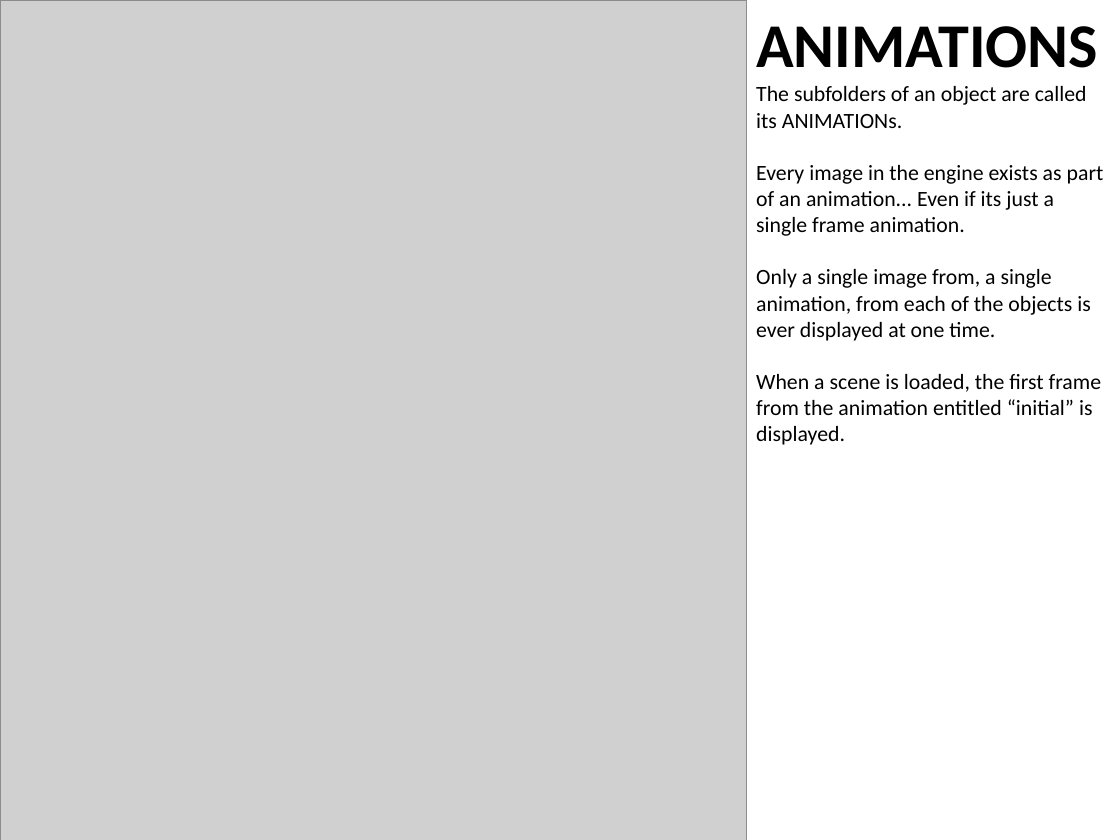
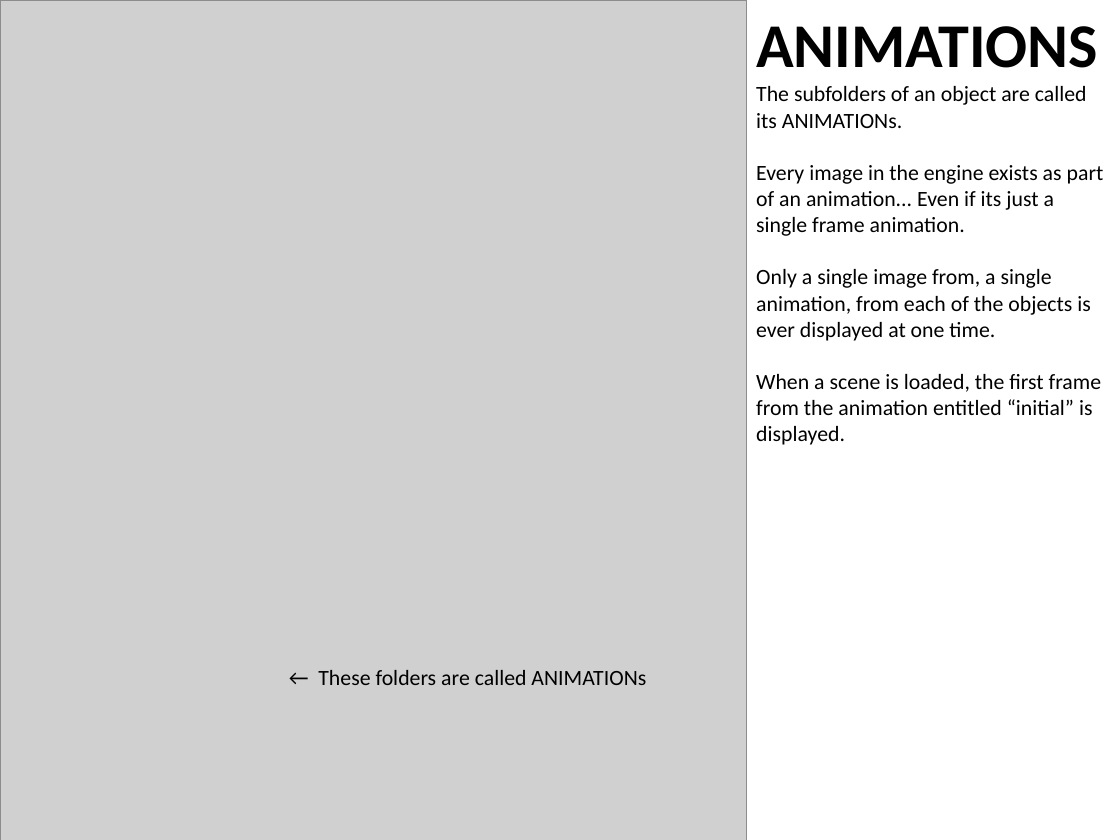
Before and after one commit to a2g/ArtToEngineCodeGen, a slide deck: slide 6 of docs/A2gGeneratorDocumentation.pptx. Drawn at 1120x840 pixels with LibreOffice and Linux fonts; fonts in the diff are those of the drawing; grey boxes stand for pictures. Boxes give left, top, right and bottom in pixels: in the first picture for what was removed or moved away, otherwise in the second. Text is boxed around its words. In the diff, an @@ line names an element or a change of style, - is before the commit and + after.

```diff
--- a/docs/A2gGeneratorDocumentation.pptx
+++ b/docs/A2gGeneratorDocumentation.pptx
@@ text added at [318,670,646,685], 14 pt, text #000000 @@
+← These folders are called ANIMATIONs
```
Also in this commit, not shown: 3 other slides changed, 1 slide added.
